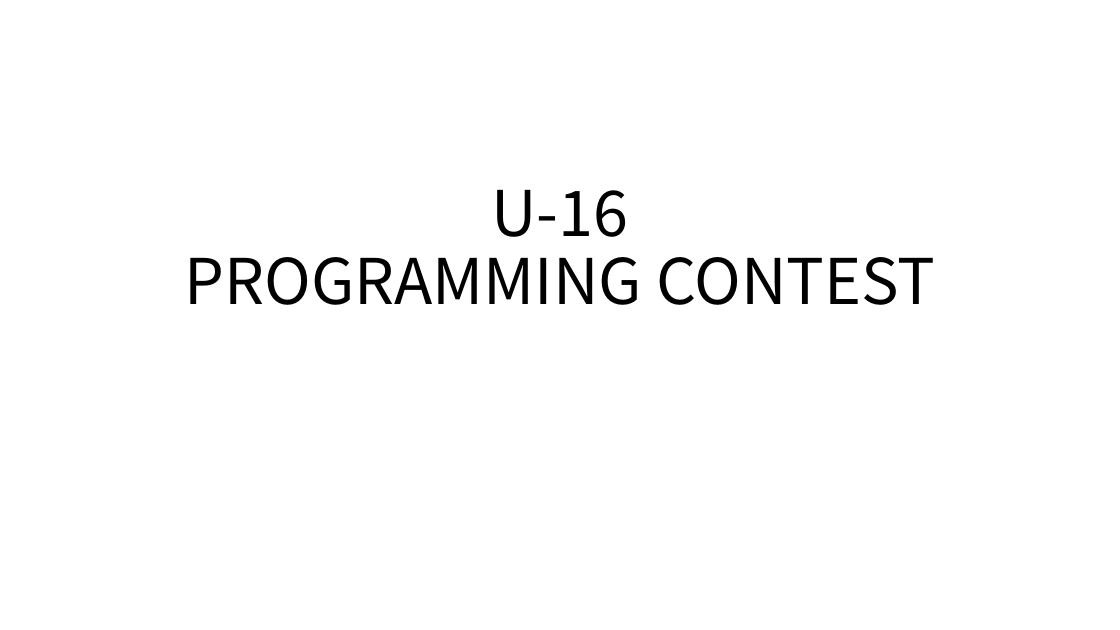
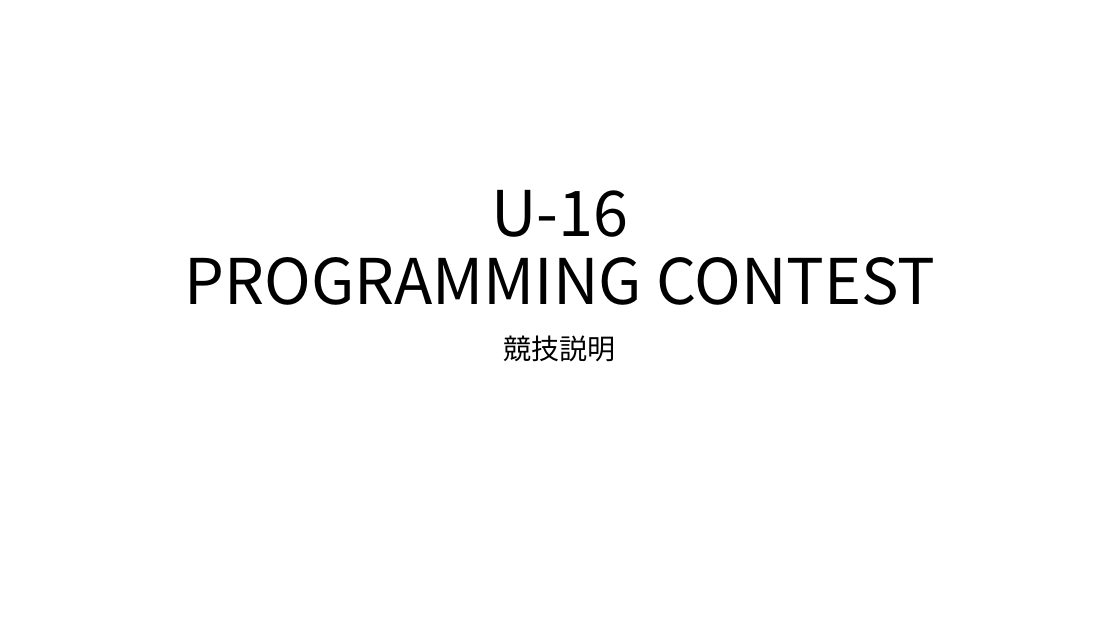
Before and after one commit to noko1024/ChaserDoc, a slide deck: slide 1 of New_U-16.pptx. Drawn at 1120x630 pixels with LibreOffice and Linux fonts; fonts in the diff are those of the drawing. Boxes give left, top, right and bottom in pixels: in the first picture for what was removed or moved away, otherwise in the second. Text is boxed around its words. In the diff, an @@ line names an element or a change of style, - is before the commit and + after.

```diff
--- a/New_U-16.pptx
+++ b/New_U-16.pptx
@@ subtitle added at (504, 335, 616, 362), 24 pt, text #000000 @@
+競技説明
```
Also in this commit, not shown: 13 other slides changed, 2 slides added, 6 slides removed.
